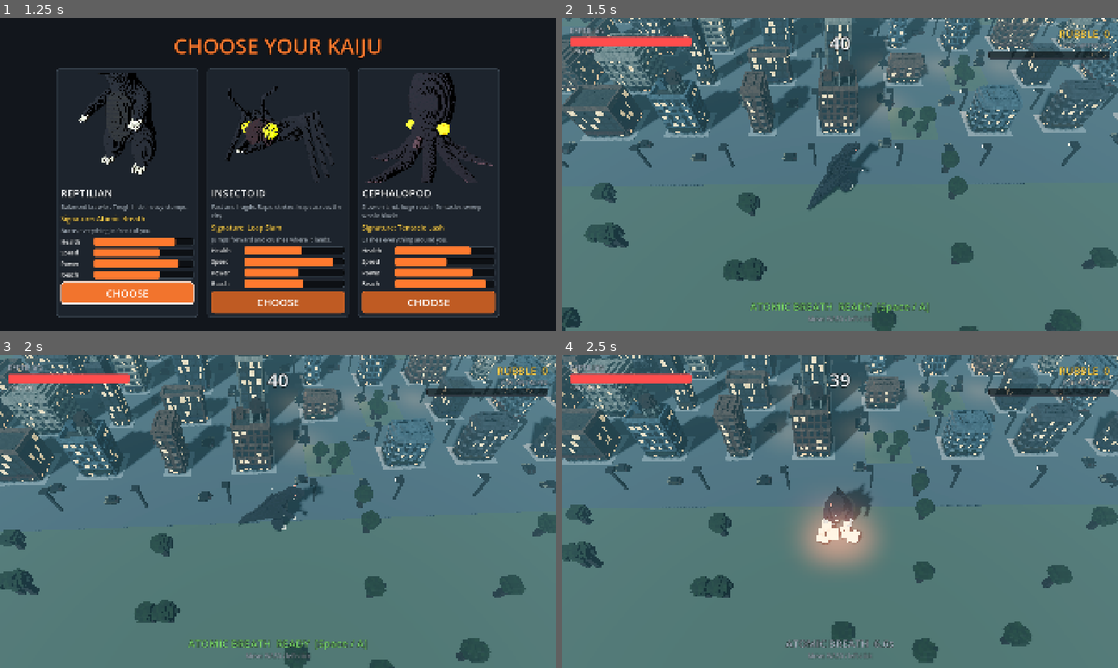
Above: before the commit, frames 1-4 (two rows, left to right).
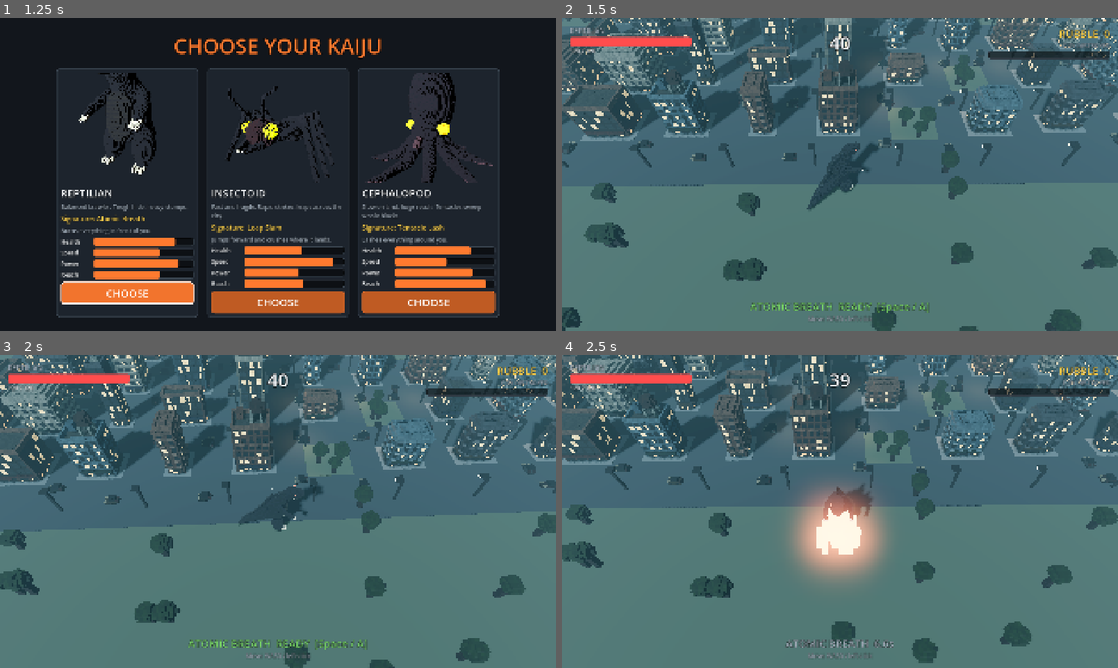
Above: after the commit, the same moments.

Repository: gabebartolo-spec/Kaiju-Incremental
Game: Godot game, scene res://scenes/main.tscn
Two runs of this game, one before a commit and one after it. Both use one fixed random seed, a clock stepped at 60 frames per second and the inputs below.
Inputs (mouse positions are in pixels of both pictures, inside the frame that each line leads up to):
- Up to frame 1 (1.25 s): click "NEW KAIJU" at 0.5 s
- Up to frame 2 (1.5 s): move the mouse to (962, 158) at 1.27 s; hold D (move_right) from 1.28 s (still down); tap Space (signature) at 1.35 s
- Up to frame 3 (2 s): keep holding D (move_right)
- Up to frame 4 (2.5 s): move the mouse to (728, 527) at 2.02 s; release D (move_right) at 2.03 s; hold S (move_down) from 2.03 s (still down); tap Space (signature) at 2.1 s

Frame 1 is identical in both runs. In frame 2, less than 0.1% of the frame differs, in the area x 56-73%, y 15-33%; in frame 3, less than 0.1%; in frame 4, 3.9%, in the area x 39-59%, y 11-74%.

Commit message:
Round 4: lumpy spilling heaps with a hot core, fire light spill, dark interiors; hitch fixes (queued debris, threaded ruins, particle breath, indexed props)
Co-Authored-By: Claude Opus 5.5 <noreply@anthropic.com>

Diff:
--- a/data/looks.json
+++ b/data/looks.json
@@ -33,8 +33,8 @@
 			"window": "2c3a44",
 			"window_lit_color": "e8d9b0",
 			"outskirts": "4f5e4a",
-			"asphalt": "4b5459",
-			"lot": "8a8f92",
+			"asphalt": "363d42",
+			"lot": "6e7478",
 			"lamp_energy": 2.6,
 			"ambient_color": "5d8a98"
 		}
--- a/scenes/building_voxels.gd
+++ b/scenes/building_voxels.gd
@@ -72,7 +72,7 @@
 		"shop": Color("1e2429"),
 		"shop_lit": shop_lit,
 		"awning": AWNINGS[posmod(roundi(b.x + b.z * 3.0), AWNINGS.size())],
-		"slab": Color("55585a"),
+		"slab": Color("2b2d30"),
 		"roof": Look.color("roof"),
 		"gear": Color("a9aaa4"),
 		"vent": Color("3a3c3e"),
--- a/scenes/city_view.gd
+++ b/scenes/city_view.gd
@@ -14,6 +14,8 @@
 var _rng: RandomNumberGenerator
 var _views: Array[BuildingView] = []
 var _falling: Dictionary = {}
+var _flame_mesh: BoxMesh
+var _flame_color := Color.BLACK
 var _decor: CityDecor
 var _fires: Array[Fire] = []
 var _debris: DebrisField
@@ -248,6 +250,17 @@
 	mound.look_at(b + Vector3(0, 0.3, 0), Vector3.UP)
 
 
+## Builds the ruin on a worker thread (it is thousands of voxels) and adds it when ready.
+func _add_ruin(index: int) -> void:
+	var voxels := _views[index].voxels
+	var rng := Seeds.make("ruin", index)
+	WorkerThreadPool.add_task(
+		func() -> void:
+			var mmi := Ruin.build(voxels, rng)
+			add_child.call_deferred(mmi)
+	)
+
+
 func _ruin_if_gone(index: int) -> void:
 	var b := sim.buildings[index]
 	if b.frame.alive_count == 0 and not _views[index].has_meta("ruined"):
@@ -256,7 +269,7 @@
 		var heap_top := 0.6 + 0.9 * b.tier  # flames sit on top of the rubble heap
 		fire(Vector3(b.x, heap_top, b.z), size)
 		fire(Vector3(b.x + b.w * 0.3, heap_top * 0.6, b.z - b.d * 0.25), size * 0.6)
-		add_child(Ruin.build(_views[index].voxels, _rng))
+		_add_ruin(index)
 
 
 func debris(pos: Vector3, color: Color, away: Vector3) -> void:
@@ -296,11 +309,13 @@
 
 
 func _flame_voxel(from: Vector3, to: Vector3, color: Color) -> void:
+	if _flame_mesh == null or _flame_mesh.material != null and _flame_color != color:
+		_flame_color = color
+		_flame_mesh = BoxMesh.new()
+		_flame_mesh.material = glow(color, 3.0)
 	var mi := MeshInstance3D.new()
-	var mesh := BoxMesh.new()
-	mesh.size = Vector3.ONE * _rng.randf_range(0.5, 1.1)
-	mesh.material = glow(color, 3.0)
-	mi.mesh = mesh
+	mi.mesh = _flame_mesh
+	mi.scale = Vector3.ONE * _rng.randf_range(0.5, 1.1)
 	mi.position = from
 	add_child(mi)
 	var tween := mi.create_tween()
--- a/scenes/debris_field.gd
+++ b/scenes/debris_field.gd
@@ -4,7 +4,10 @@
 ## small, in the building's own colours; they fall heavily, settle on the street, then crumble.
 ## Meshes and materials are shared by size and colour. Oldest pieces go first past the cap.
 
+const SPAWN_PER_FRAME := 30
+
 var _rng: RandomNumberGenerator
+var _queue: Array[Array] = []
 var _cap: int
 var _bodies: Array[RigidBody3D] = []
 var _meshes: Dictionary = {}
@@ -17,6 +20,14 @@
 
 
 func _process(_delta: float) -> void:
+	for _n: int in mini(SPAWN_PER_FRAME, _queue.size()):
+		var item: Array = _queue.pop_front()
+		var pos: Vector3 = item[0]
+		var color: Color = item[1]
+		var away: Vector3 = item[2]
+		_spawn_now(pos, color, away)
+	if _queue.size() > _cap:
+		_queue = _queue.slice(_queue.size() - _cap)
 	while _bodies.size() > _cap:
 		var old: RigidBody3D = _bodies.pop_front()
 		old.queue_free()
@@ -24,7 +35,13 @@
 
 ## A real physics fragment: mostly small, in the building's own colours, thrown out and
 ## falling heavily to settle on the street, then crumbling away.
+## Queues a fragment; at most SPAWN_PER_FRAME are created each frame so a big collapse never
+## stalls a frame.
 func spawn(pos: Vector3, color: Color, away: Vector3) -> void:
+	_queue.append([pos, color, away])
+
+
+func _spawn_now(pos: Vector3, color: Color, away: Vector3) -> void:
 	var size := BuildingVoxels.VOXEL * (_rng.randf_range(0.35, 0.8) if _rng.randf() < 0.8 else 1.0)
 	var body := RigidBody3D.new()
 	body.gravity_scale = 2.2
--- a/scenes/fire.gd
+++ b/scenes/fire.gd
@@ -19,10 +19,10 @@
 
 func _init(size: float, seed_value: float) -> void:
 	_seed = seed_value
-	_base_energy = 3.5 + size * 1.5
+	_base_energy = 7.0 + size * 3.0
 	_light = OmniLight3D.new()
 	_light.light_color = Color("ff9a4a")
-	_light.omni_range = 6.0 + size * 3.0
+	_light.omni_range = 9.0 + size * 4.0
 	_light.light_energy = _base_energy
 	_light.position = Vector3(0, 1.0 + size * 0.5, 0)
 	add_child(_light)
--- a/scenes/fx.gd
+++ b/scenes/fx.gd
@@ -11,6 +11,7 @@
 var _dust_mesh: Mesh
 var _spark_mat: ParticleProcessMaterial
 var _spark_mesh: BoxMesh
+var _breath_mesh: BoxMesh
 
 
 func _ready() -> void:
@@ -40,10 +41,16 @@
 		}
 	)
 	_spark_mesh = _cube(0.12, true)
+	_breath_mesh = BoxMesh.new()
+	_breath_mesh.size = Vector3.ONE * 0.25
+	var hot := ShaderMaterial.new()
+	hot.shader = preload("res://scenes/ember.gdshader")
+	_breath_mesh.material = hot
 	# Prewarm: one of each, out of sight, so the first real one does not stall a frame.
 	dust(Vector3(0, -50, 0), 0.5)
 	sparks(Vector3(0, -50, 0))
 	shockwave(Vector3(0, -50, 0), 1.0)
+	breath(Vector3(0, -50, 0), Vector3(1, 0, 0), Color.ORANGE)
 
 
 ## A billowing dust cloud; size ~ the width of what came down.
@@ -64,6 +71,31 @@
 func sparks(at: Vector3) -> void:
 	var p := _burst(_spark_mat, _spark_mesh, 18, 0.5)
 	p.position = at
+
+
+## A cone of glowing voxels blasting along `span` (direction times reach) from `from`.
+func breath(from: Vector3, span: Vector3, color: Color) -> void:
+	var mat := ParticleProcessMaterial.new()
+	mat.direction = span.normalized()
+	mat.spread = 22.0
+	mat.gravity = Vector3(0, -2.0, 0)
+	mat.initial_velocity_min = span.length() / 0.45
+	mat.initial_velocity_max = span.length() / 0.3
+	mat.scale_min = 1.5
+	mat.scale_max = 4.0
+	mat.color = color
+	var p := GPUParticles3D.new()
+	p.process_material = mat
+	p.draw_pass_1 = _breath_mesh
+	p.amount = 160
+	p.lifetime = 0.45
+	p.one_shot = true
+	p.explosiveness = 0.6
+	p.emitting = true
+	p.position = from
+	p.visibility_aabb = AABB(Vector3(-30, -10, -30), Vector3(60, 30, 60))
+	add_child(p)
+	get_tree().create_timer(0.8).timeout.connect(p.queue_free)
 
 
 ## A ring that runs out across the ground from a stomp.
--- a/scenes/prop_field.gd
+++ b/scenes/prop_field.gd
@@ -28,10 +28,25 @@
 
 
 ## glow: strength for palette colours with alpha 0 (lamps).
+## glow: strength for palette colours with alpha 0 (lamps).
 func build(palette: Dictionary, salt: int, glow: float) -> MultiMeshInstance3D:
 	vox.salt = salt
 	_mmi = vox.build(palette, voxel, glow, Vector3.ZERO)
 	_mmi.cast_shadow = GeometryInstance3D.SHADOW_CASTING_SETTING_OFF
+	# Each prop remembers which instances are its voxels, so crushing touches only those.
+	var index_of := {}
+	for i: int in vox.built_cells.size():
+		index_of[vox.built_cells[i]] = i
+	for group: Dictionary in _groups:
+		var local: VoxelBuilder = group["local"]
+		var offset: Vector3i = group["offset"]
+		var ids := PackedInt32Array()
+		for cell: Vector3i in local.cells:
+			if index_of.has(cell + offset):
+				var idx: int = index_of[cell + offset]
+				ids.append(idx)
+		group["ids"] = ids
+		group.erase("local")
 	return _mmi
 
 
@@ -40,26 +55,16 @@
 	if _mmi == null:
 		return
 	var mm := _mmi.multimesh
-	var hit: Array[Vector3i] = []
 	for group: Dictionary in _groups:
 		if group.get("crushed", false):
 			continue
 		var base: Vector3 = group["at"]
-		if Vector2(base.x - at.x, base.z - at.z).length() <= radius:
-			group["crushed"] = true
-			var local: VoxelBuilder = group["local"]
-			var offset: Vector3i = group["offset"]
-			for cell: Vector3i in local.cells:
-				hit.append(cell + offset)
-	if hit.is_empty():
-		return
-	var flat: Dictionary = {}
-	for cell: Vector3i in hit:
-		flat[cell] = true
-	for i: int in mm.instance_count:
-		var t := mm.get_instance_transform(i)
-		var cell := Vector3i(((t.origin - Vector3(0, voxel * 0.5, 0)) / voxel).round())
-		if flat.has(cell):
+		if Vector2(base.x - at.x, base.z - at.z).length() > radius:
+			continue
+		group["crushed"] = true
+		var ids: PackedInt32Array = group["ids"]
+		for i: int in ids:
+			var t := mm.get_instance_transform(i)
 			t.origin.y = t.origin.y * 0.2 + voxel * 0.1
 			t.basis = Basis.from_scale(Vector3(1.15, 0.25, 1.15))
 			mm.set_instance_transform(i, t)
--- a/scenes/rampage.gd
+++ b/scenes/rampage.gd
@@ -10,6 +10,8 @@
 const TANK_GREEN := Color("55613a")
 
 var sim: RampageSim
+## Worst cost per sim step / event kind, in microseconds (benchmarking).
+var cost_usec: Dictionary = {}
 var species: Dictionary
 var _city: CityView
 var _hud: RampageHud
@@ -70,8 +72,13 @@
 	if _autoplay:
 		move = _autoplay_move()
 		signature = sim.ability_ready_in <= 0.0
-	for event: Dictionary in sim.step(delta, move, signature):
+	var t0 := Time.get_ticks_usec()
+	var events := sim.step(delta, move, signature)
+	_note_cost("sim.step", t0)
+	for event: Dictionary in events:
+		var t1 := Time.get_ticks_usec()
 		_on_event(event)
+		_note_cost(str(event["type"]), t1)
 	_too_tall_cooldown = maxf(0.0, _too_tall_cooldown - delta)
 	_update_kaiju(delta, move.length())
 	_update_tanks()
@@ -81,6 +88,12 @@
 func _process(delta: float) -> void:
 	_place_camera(delta)
 	_shake = maxf(0.0, _shake - delta * 3.0)
+
+
+## Worst time (usec) spent per sim step and per event kind; read by the benchmark tool.
+func _note_cost(what: String, since: int) -> void:
+	var spent := Time.get_ticks_usec() - since
+	cost_usec[what] = maxi(Num.i(cost_usec.get(what, 0)), spent)
 
 
 func _to_world(p: Vector2) -> Vector3:
@@ -140,7 +153,9 @@
 	match str(event["kind"]):
 		"cone":
 			var mouth := _kaiju_at + Vector3(0, 6.0 * sim.body_scale(), 0)
-			_city.flame_cone(mouth, _kaiju_at, _to_world(sim.facing) * reach, eye)
+			_city.fx.breath(
+				mouth, _to_world(sim.facing) * reach + Vector3(0, -mouth.y + 0.5, 0), eye
+			)
 			var mid := _kaiju_at + _to_world(sim.facing) * reach * 0.5 + Vector3(0, 2, 0)
 			_city.flash(mid, eye, 8.0, 0.6)
 		"leap":
--- a/scenes/ruin.gd
+++ b/scenes/ruin.gd
@@ -14,16 +14,27 @@
 	var vox := VoxelBuilder.new()
 	var keys: Array[String] = ["wall", "wall", "wall", "slab", "slab", "trim", "window", "pillar"]
 	var peak := RES * (2.4 + b.tier * 0.9)
-	for x: int in range(-3, w + 3):
-		for z: int in range(-3, d + 3):
-			var cx := (x - w * 0.5) / (w * 0.5 + 3.0)
-			var cz := (z - d * 0.5) / (d * 0.5 + 3.0)
-			var fall := pow(maxf(0.0, 1.0 - sqrt(cx * cx + cz * cz)), 0.7)
-			var h := roundi(peak * fall + rng.randf_range(-1.5, 1.5))
+	var spill := RES + 2
+	var hot := Vector2(w * rng.randf_range(0.35, 0.65), d * rng.randf_range(0.35, 0.65))
+	for x: int in range(-spill, w + spill):
+		for z: int in range(-spill, d + spill):
+			var cx := (x - w * 0.5) / (w * 0.5 + spill)
+			var cz := (z - d * 0.5) / (d * 0.5 + spill)
+			# A lumpy outline: the radius wobbles with direction, so the heap is no rectangle.
+			var wobble := (
+				0.75 + 0.25 * sin(atan2(cz, cx) * 3.0 + b.x) + rng.randf_range(-0.12, 0.12)
+			)
+			var fall := 1.0 - sqrt(cx * cx + cz * cz) / wobble
+			if fall <= 0.0:
+				continue
+			var h := roundi(peak * pow(fall, 0.8) + rng.randf_range(-1.5, 1.5))
+			var near_core := Vector2(x, z).distance_to(hot) < RES * 1.2
 			for y: int in maxi(0, h):
 				var key := keys[rng.randi_range(0, keys.size() - 1)]
-				if y == h - 1 and rng.randf() < 0.12:
-					key = "ember"  # glowing coals on the surface of the heap
+				if y == h - 1 and near_core and rng.randf() < 0.55:
+					key = "ember"  # one concentrated bed of glowing coals
+				elif y >= h - 2 and rng.randf() < 0.45:
+					key = "char"  # scorched surface
 				vox.put(Vector3i(x, y, z), key)
 	for side: int in 2:  # ragged wall stubs on two faces
 		var along_x := rng.randf() < 0.5
@@ -48,4 +59,5 @@
 	vox.salt = b.style + 91
 	var palette := voxels.palette.duplicate()
 	palette["ember"] = Color(1.0, 0.45, 0.12, 0.0)
+	palette["char"] = Color("201c1a")
 	return vox.build(palette, BuildingVoxels.VOXEL, 2.0, voxels.origin())
--- a/tools/capture/bench_rampage.gd
+++ b/tools/capture/bench_rampage.gd
@@ -41,6 +41,9 @@
 	var gpu_max := 0.0
 	var cpu_max := 0.0
 	var logic_max := 0.0
+	var slow := 0
+	var gap_max := 0.0
+	var last := Time.get_ticks_usec()
 	var start := Time.get_ticks_msec()
 	while Time.get_ticks_msec() - start < _seconds * 1000.0 and not rampage.sim.over:
 		await process_frame
@@ -54,6 +57,13 @@
 			+ Performance.get_monitor(Performance.TIME_PHYSICS_PROCESS)
 		)
 		logic_max = maxf(logic_max, logic * 1000.0)
+		var now := Time.get_ticks_usec()
+		var gap := (now - last) / 1000.0
+		last = now
+		gap_max = maxf(gap_max, gap)
+		if gap > 33.4:
+			slow += 1
+	print("frame gaps: worst %.1fms, %d of %d frames over 33 ms" % [gap_max, slow, frames])
 	print(
 		(
 			(
@@ -71,4 +81,10 @@
 			]
 		)
 	)
+	print(
+		"worst costs (ms): ",
+		rampage.cost_usec.keys().map(
+			func(k: Variant) -> String: return "%s %.1f" % [k, Num.f(rampage.cost_usec[k]) / 1000.0]
+		)
+	)
 	quit()
